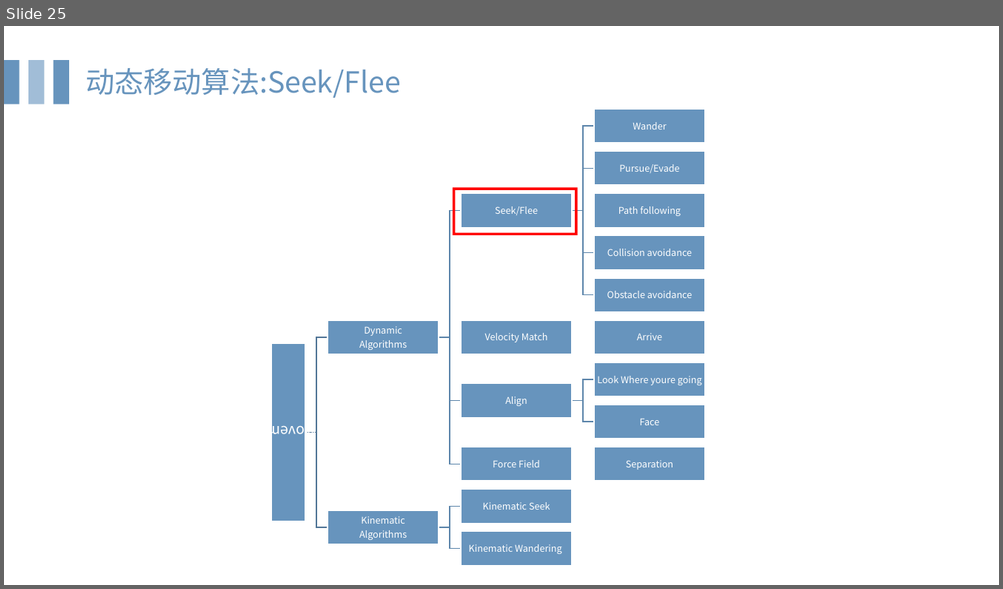
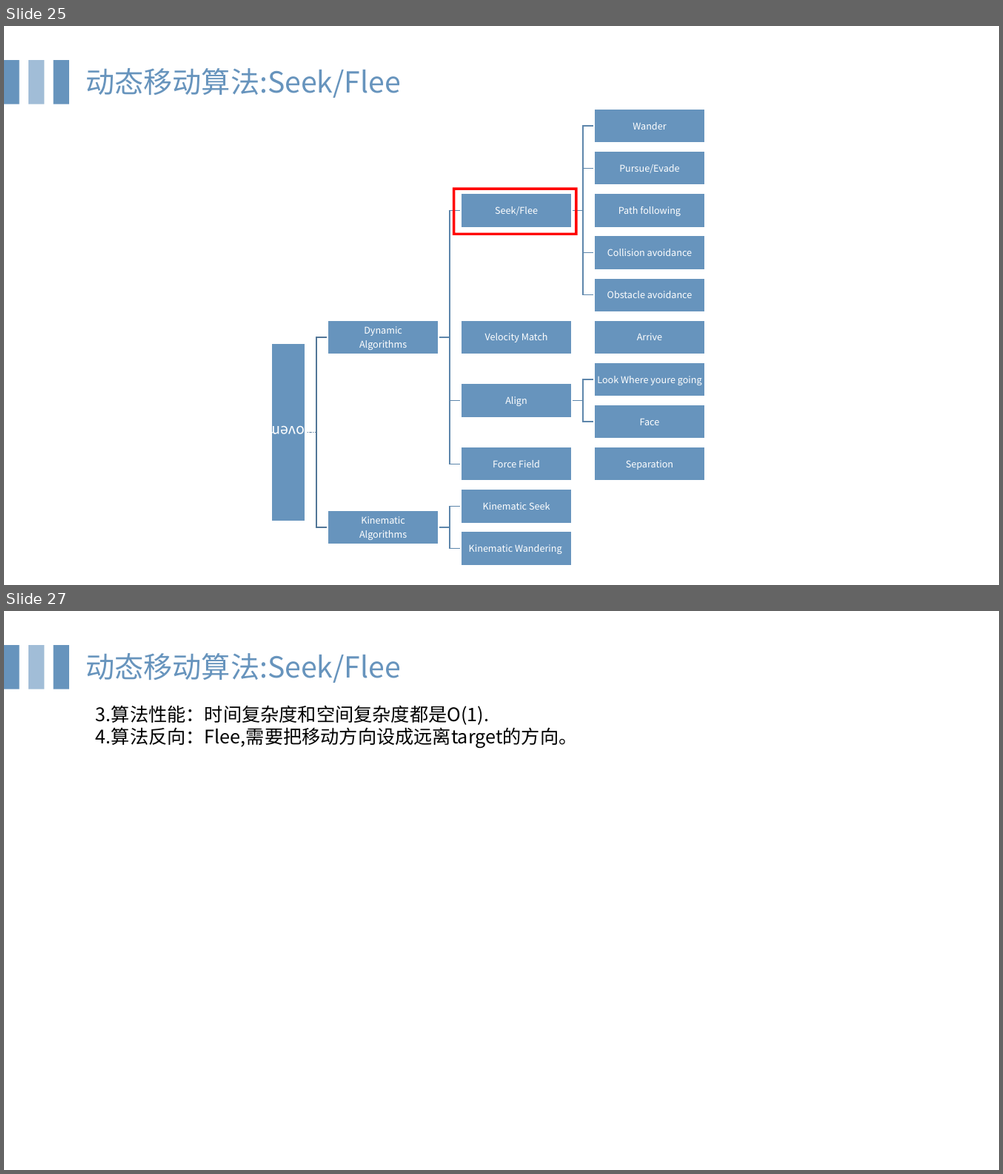
Before and after one commit to HongYD/AIForGames, a slide deck: MovementAI.pptx. Shown one above the other, each under a label of ours: slide 25 before the commit, slides 25 and 27 after it; the slides between them are not shown. The pictures are 1003x589 and 1003x1174 pixels, drawn with LibreOffice and Linux fonts; fonts in the diff are those of the drawing. Boxes give left, top, right and bottom in pixels: in the first picture for what was removed or moved away, otherwise in the second. Text is boxed around its words. In the diff, an @@ line names an element or a change of style, - is before the commit and + after.

```diff
--- a/MovementAI.pptx
+++ b/MovementAI.pptx
@@ slide 27 added at <box>4,611,999,1170</box>, background #FFFFFF @@
@@ rectangle added at <box>4,645,19,689</box>, fill #6794BD @@
@@ rectangle added at <box>28,645,44,689</box>, fill #A1BDD7 @@
@@ rectangle added at <box>54,645,69,689</box>, fill #6794BD @@
@@ text added at <box>85,653,401,683</box>, 28 pt, text #6794BD @@
+动态移动算法:Seek/Flee
@@ text added at <box>96,705,578,748</box>, 18 pt, text #000000 @@
+3.算法性能：时间复杂度和空间复杂度都是O(1).
+4.算法反向：Flee,需要把移动方向设成远离target的方向。
@@ freeform shape added at <box>96,815,160,880</box>, fill #FFFFFF @@
@@ freeform shape added at <box>696,815,760,880</box>, fill #FFFFFF @@
@@ line added from (94, 1060) to (300, 1060), #FFFFFF 0.5 pt @@
@@ line added from (694, 1060) to (900, 1060), #FFFFFF 0.5 pt @@
```
Also in this commit, not shown: 1 slide changed, 27 other slides added.
